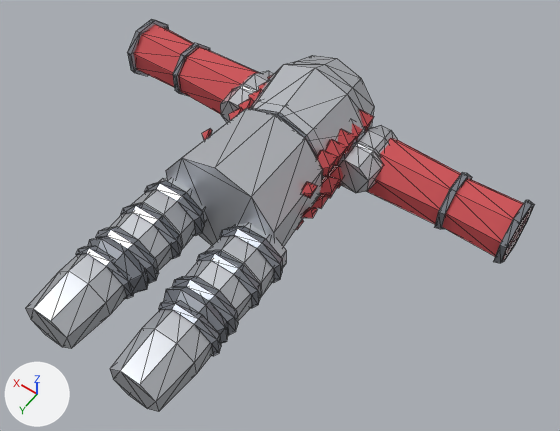
What one commit did to the glTF model client/public/models/armour/armor_scale.glb.
Camera for both pictures: a 50 mm lens placed at (-1.47, 0.49, 2.8), pointed at (-0.21, -1.28, 0.02). The axes (+X, +Y, +Z) are drawn at lower left. The lights are the same throughout. The older version comes first. Mesh edges are drawn as thin lines. Vertices at exactly the same position are counted once.

Objects in the first picture: 'Abdomen', 'LowerArmL', 'LowerArmR', 'LowerLegL', 'LowerLegR', 'Torso', 'UpperArmL', 'UpperArmR', 'UpperLegL', 'UpperLegR'.
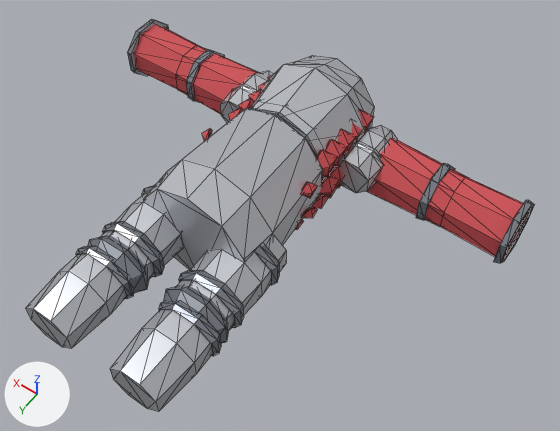
The change, as a list of edits to the scene's bpy script:
```text
Change me_abdomen_001:
    remove me_abdomen_001.from_pydata(...)  # 92 vertices, 148 faces; spans x -0.321..0.321, y -1.53..-1.1, z -0.257..0.377
    add me_abdomen_001.from_pydata(...)  # 102 vertices, 168 faces; spans x -0.321..0.321, y -1.53..-0.92, z -0.257..0.371
    me_abdomen_001 part 1
    8 vertices are removed from x -0.302..0.302, y -1.1, z -0.257..0.377
    26 faces are deleted
    2 vertices move from x -0.302..0.302, y -1.1, z -0.038 to x -0.296..0.296, y -1.1, z -0.036
    18 vertices are added at x -0.296..0.296, y -1.1..-0.92, z -0.251..0.371
    46 new faces join them, mat_steel
Change me_lowerarml_001:
    remove me_lowerarml_001.from_pydata(...)  # 48 vertices, 84 faces; spans x 0.78..1.12, y -2.015..-1.705, z -0.195..0.115
    add me_lowerarml_001.from_pydata(...)  # 48 vertices, 84 faces; spans x 0.68..1.12, y -2.015..-1.705, z -0.195..0.115
    me_lowerarml_001 part 2: the loose piece of 16 vertices spanning x 0.78..0.81, y -2.003..-1.717, z -0.183..0.103 is scaled about its middle by (1.33, 1, 1), then moved by (-0.095, 0.0, 0.0)
    me_lowerarml_001 part 3
    add for i in [*range(0, 8)]: me_lowerarml_001.vertices[i].co += Vector((-0.1, 0.0, 0.0))
Change me_lowerarmr_001:
    remove me_lowerarmr_001.from_pydata(...)  # 48 vertices, 84 faces; spans x -1.12..-0.78, y -2.015..-1.705, z -0.195..0.115
    add me_lowerarmr_001.from_pydata(...)  # 48 vertices, 84 faces; spans x -1.12..-0.68, y -2.015..-1.705, z -0.195..0.115
    me_lowerarmr_001 part 4: the loose piece of 16 vertices spanning x -0.81..-0.78, y -2.003..-1.717, z -0.183..0.103 is scaled about its middle by (1.33, 1, 1), then moved by (0.095, 0.0, 0.0)
    me_lowerarmr_001 part 5
    add for i in [*range(0, 8)]: me_lowerarmr_001.vertices[i].co += Vector((0.1, 0.0, 0.0))
Change me_upperlegl_001:
    remove me_upperlegl_001.from_pydata(...)  # 120 vertices, 184 faces; spans x 0.062..0.378, y -1.12..-0.6, z -0.144..0.144
    add me_upperlegl_001.from_pydata(...)  # 96 vertices, 152 faces; spans x 0.063..0.377, y -1.12..-0.6, z -0.144..0.144
    me_upperlegl_001 part 6: the loose piece of 24 vertices spanning x 0.062..0.378, y -1.072..-1.008, z -0.142..0.142 is scaled about its middle by (0.998, 0.937, 0.998), then moved by (0.0, 0.02, 0.0)
    me_upperlegl_001 part 7: the loose piece of 24 vertices spanning x 0.062..0.378, y -0.752..-0.688, z -0.142..0.142 is scaled about its middle by (0.998, 0.938, 0.998), then moved by (0.0, -0.04, 0.0)
    me_upperlegl_001 part 8: the loose piece of 24 vertices spanning x 0.062..0.378, y -0.912..-0.848, z -0.142..0.142 is deleted
Change me_upperlegr_001:
    remove me_upperlegr_001.from_pydata(...)  # 120 vertices, 184 faces; spans x -0.378..-0.062, y -1.12..-0.6, z -0.144..0.144
    add me_upperlegr_001.from_pydata(...)  # 96 vertices, 152 faces; spans x -0.377..-0.063, y -1.12..-0.6, z -0.144..0.144
    me_upperlegr_001 part 9: the loose piece of 24 vertices spanning x -0.378..-0.062, y -1.072..-1.008, z -0.142..0.142 is scaled about its middle by (0.998, 0.937, 0.998), then moved by (0.0, 0.02, 0.0)
    me_upperlegr_001 part 10: the loose piece of 24 vertices spanning x -0.378..-0.062, y -0.752..-0.688, z -0.142..0.142 is scaled about its middle by (0.998, 0.938, 0.998), then moved by (0.0, -0.04, 0.0)
    me_upperlegr_001 part 11: the loose piece of 24 vertices spanning x -0.378..-0.062, y -0.912..-0.848, z -0.142..0.142 is deleted
```

What differs and where, as boxes (x1, y1, x2, y2) in the pictures (560 x 431 px; the box of a moved part takes in the faces that stretch with it):
'Abdomen', reshaped (15% wider, 17% taller)
    before: (166, 108, 323, 246)
    after: (143, 108, 323, 270)
'UpperLegR', reshaped
    before: (163, 223, 286, 344)
    after: (163, 237, 286, 344)
'UpperLegL', reshaped
    before: (88, 178, 206, 293)
    after: (88, 184, 183, 293)
'LowerArmR', reshaped (19% wider, 10% taller)
    before: (435, 172, 535, 263)
    after: (416, 163, 535, 263)
'LowerArmL', reshaped (18% wider, 8% taller)
    before: (127, 19, 210, 96)
    after: (127, 19, 225, 102)
part 2 of me_lowerarml_001, moved or reshaped
    before: (173, 43, 210, 96)
    after: (186, 50, 225, 102)
part 3 of me_lowerarml_001, moved or reshaped
    before: (135, 31, 194, 87)
    after: (135, 31, 203, 89)
part 4 of me_lowerarmr_001, moved or reshaped
    before: (435, 172, 472, 229)
    after: (416, 163, 455, 220)
part 5 of me_lowerarmr_001, moved or reshaped
    before: (442, 179, 515, 256)
    after: (440, 178, 515, 257)
part 6 of me_upperlegl_001, moved or reshaped (mostly hidden afterwards)
    before: (145, 181, 204, 236)
    after: (142, 185, 155, 195)
part 7 of me_upperlegl_001, moved or reshaped
    before: (96, 226, 159, 283)
    after: (102, 221, 164, 277)
part 8 of me_upperlegl_001, deleted
    before: (121, 203, 182, 259)
part 9 of me_upperlegr_001, moved or reshaped
    before: (220, 226, 282, 283)
    after: (255, 245, 279, 285)
part 10 of me_upperlegr_001, moved or reshaped
    before: (172, 276, 238, 335)
    after: (179, 270, 244, 328)
part 11 of me_upperlegr_001, deleted
    before: (197, 250, 261, 308)
